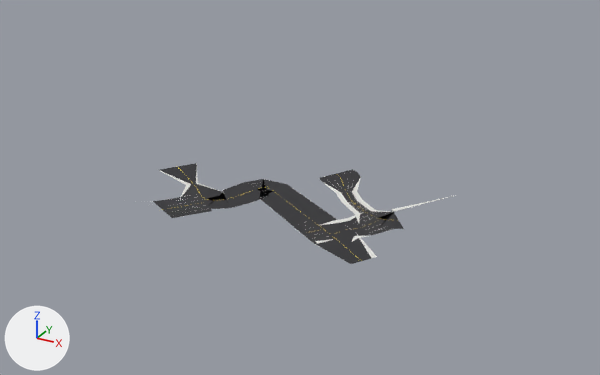
Two versions of the glTF model docs/assets/models/roadway_chunks/chunk_7_-2.glb, one commit apart.
The view is the same before and after, from a camera (50 mm lens) standing at (4172.0, 113.0, 231.0) and looking at (3911.0, 587.0, -6.0). Lighting does not change. The marker at lower left points along +X, +Y and +Z. The older version comes first. Vertices at exactly the same position are counted once.

The older version as bpy lines, for what is in view:
```python
me_road_asphalt = bpy.data.meshes.new('road_asphalt')
me_road_asphalt.from_pydata(...)  # 126 vertices, 109 faces; spans x 3812.0..4005.0, y 494.0..623.0, z 0.0
me_road_asphalt.materials.append(mat_road_asphalt)  # dark grey #323235
me_sidewalk_concrete = bpy.data.meshes.new('sidewalk_concrete')
me_sidewalk_concrete.from_pydata(...)  # 80 vertices, 68 faces; spans x 3812.0..4018.0, y 491.0..617.0, z 0.0
me_sidewalk_concrete.materials.append(mat_sidewalk_concrete)  # white #e5e5e0
ob_road_asphalt = bpy.data.objects.new('road_asphalt', me_road_asphalt)
ob_road_asphalt.location = (0.0, 0.0, 0.0)
ob_sidewalk_concrete = bpy.data.objects.new('sidewalk_concrete', me_sidewalk_concrete)
ob_sidewalk_concrete.location = (0.0, 0.0, 0.0)
```
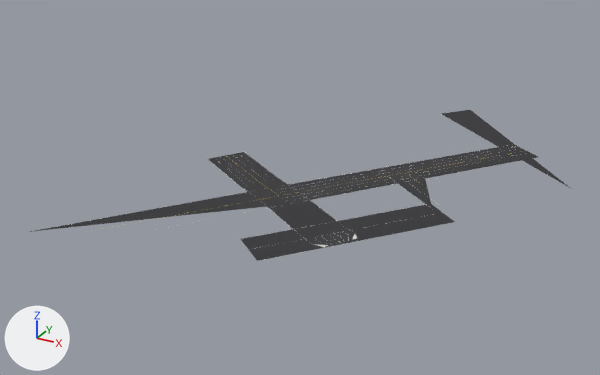
Diff of the bpy script that builds the scene:
```diff
--- a/docs/assets/models/roadway_chunks/chunk_7_-2.glb.py
+++ b/docs/assets/models/roadway_chunks/chunk_7_-2.glb.py
@@ me_road_asphalt @@
 # used by ob_road_asphalt; location = (0.0, 0.0, 0.0)
-me_road_asphalt.from_pydata(...)  # 126 vertices, 109 faces; spans x 3812.0..4005.0, y 494.0..623.0, z 0.0
+me_road_asphalt.from_pydata(...)  # 68 vertices, 53 faces; spans x 3803.0..4084.0, y 435.0..798.0, z 0.0
+# me_road_asphalt part 1: the loose piece of 24 vertices spanning x 3812.0..4003.0, y 494.0..578.0, z 0.0 is rebuilt with 8 vertices and now spans x 3904.0..3983.0, y 505.0..570.0, z 0.0
+# me_road_asphalt part 2: 7 loose pieces with 63 vertices, spanning x 3843.0..4005.0, y 494.0..623.0, z 0.0, are deleted
+# me_road_asphalt part 3: 21 vertices added at x 3803.0..4084.0, y 435.0..798.0, z 0.0
+# other edits to the shape of me_road_asphalt do not show in these pictures
 me_road_asphalt.materials.append(mat_road_asphalt)
@@ me_sidewalk_concrete @@
 # used by ob_sidewalk_concrete; location = (0.0, 0.0, 0.0)
-me_sidewalk_concrete.from_pydata(...)  # 80 vertices, 68 faces; spans x 3812.0..4018.0, y 491.0..617.0, z 0.0
+me_sidewalk_concrete.from_pydata(...)  # 10 vertices, 6 faces; spans x 3965.0..3985.0, y 505.0..531.0, z 0.0
+# me_sidewalk_concrete part 4: 9 loose pieces with 67 vertices, spanning x 3812.0..4018.0, y 494.0..617.0, z 0.0, are deleted
+# me_sidewalk_concrete part 5: 12 vertices removed from x 3981.0..4005.0, y 491.0..532.0, z 0.0; 9 vertices added at x 3965.0..3983.0, y 505.0..531.0, z 0.0
 me_sidewalk_concrete.materials.append(mat_sidewalk_concrete)
```

Boxes [x1, y1, x2, y2] around the edits, measured in the pictures (600 x 375 px; the box of a moved part takes in the faces that stretch with it):
'road_asphalt', reshaped (115% wider, 49% taller)
    before: [153, 163, 404, 264]
    after: [29, 110, 570, 261]
'sidewalk_concrete', reshaped
    before: [159, 170, 456, 258]
    after: [314, 234, 357, 247]
part 1 of me_road_asphalt, rebuilt
    before: [160, 163, 371, 264]
    after: [267, 200, 355, 246]
part 2 of me_road_asphalt, deleted
    before: [153, 169, 404, 242]
part 3 of me_road_asphalt, added
    after: [29, 110, 570, 261]
part 4 of me_sidewalk_concrete, deleted
    before: [159, 170, 456, 251]
part 5 of me_sidewalk_concrete, moved or reshaped
    before: [352, 233, 377, 258]
    after: [314, 234, 357, 247]
